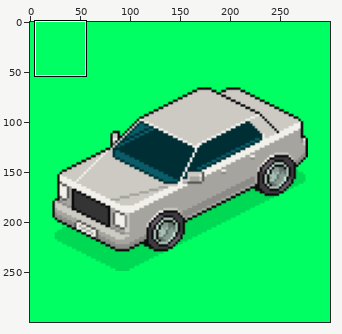
Two states of a sprite sheet, images/car-pic.png. The picture above shows the old version from afar; the outline marks the close-up.
Close-up. The starting point:
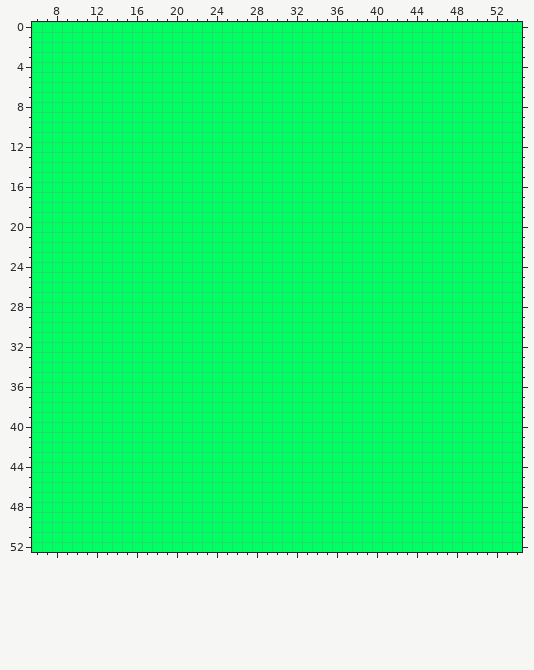
The file is 300x300 pixels. Colours within 5 levels of each other are drawn and written as one. Shown: x 6..54, y 0..52. The commit also changed other parts of the picture, which this record leaves out.
Once edited:
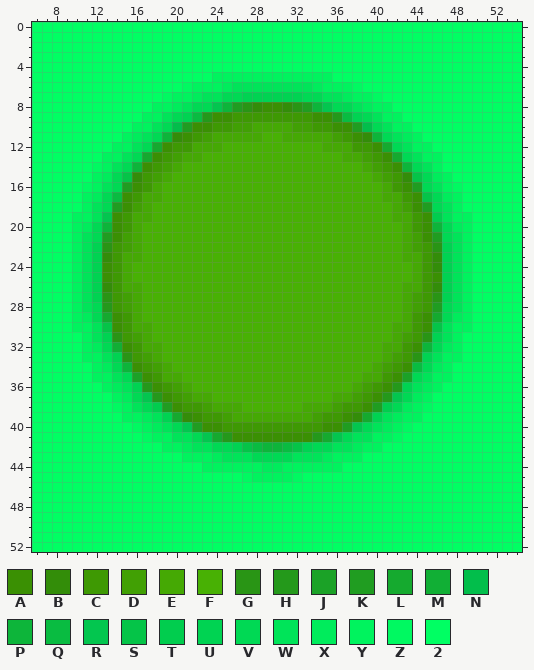
Palette (. is transparent): A #3a9003  B #338d09  C #3e9903  D #41a004  E #45a904  F #48b104  G #299515  H #24991b  J #1ba227  K #209d21  L #15aa2f  M #11af35  N #02be4b  P #0db53a  Q #09bc41  R #03c64f  S #05c448  T #01cd4e  U #00d352  V #00d954  W #00e459  X #00ec5c  Y #00f35e  Z #00f961  2 #00ff63
Difference:
Changed rows in their new state; - is an unchanged pixel.
first column x 10:
 5 --------------YYYYYYYYYYYY--------------
 6 -----------ZYYYXWWWWWWWWXYYYZ-----------
 7 ---------ZYYXWWVVUUUUUUVVWWXYYZ---------
 8 --------YYXWVVRPKGBAABGKPRVVWXYY--------
 9 -------YYWVUQHAACCCCCCCCAAHQUVWYY-------
10 ------YYWVNKAACCDDEEEEDDCCAAKNVWYY------
11 -----YXWVPBACDEEEEEFFEEEEEDCABPVWXY-----
12 ----YYWVLACCEEEFFFFFFFFFFEEECCALVWYY----
13 ---YYWVLACDEEFFFFFFFFFFFFFFEEDCALVWYY---
14 --ZYWVPACDEFFFFFFFFFFFFFFFFFFEDCAPVWY---
15 --YXVSBCDEFFFFFFFFFFFFFFFFFFFFEDCBSVXY--
16 -ZYWVKACEFFFFFFFFFFFFFFFFFFFFFFECAKVWYZ-
17 -YXVQACEEFFFFFFFFFFFFFFFFFFFFFFEECASVXY-
18 -YWVKADEFFFFFFFFFFFFFFFFFFFFFFFFEDAKVWY-
19 YYWRACEEFFFFFFFFFFFFFFFFFFFFFFFFEECATWYY
20 YXVPACEFFFFFFFFFFFFFFFFFFFFFFFFFFECAPVXY
21 YWVKADEFFFFFFFFFFFFFFFFFFFFFFFFFFEDAKVWY
22 YWUGCDEFFFFFFFFFFFFFFFFFFFFFFFFFFEDCGUWY
23 YWUBCEEFFFFFFFFFFFFFFFFFFFFFFFFFFEECBUWY
24 YWUACEFFFFFFFFFFFFFFFFFFFFFFFFFFFFECBUWY
25 YWUACEFFFFFFFFFFFFFFFFFFFFFFFFFFFFECAUWY
26 YWUBCEEFFFFFFFFFFFFFFFFFFFFFFFFFFEECBUWY
27 YWUGCDEFFFFFFFFFFFFFFFFFFFFFFFFFFEDCGUWY
28 YWVHCDEFFFFFFFFFFFFFFFFFFFFFFFFFFEDCKVWY
29 YXVLACEFFFFFFFFFFFFFFFFFFFFFFFFFFECALVXY
30 YYWSACEEFFFFFFFFFFFFFFFFFFFFFFFFEECASWYY
31 -YWUGCDEFFFFFFFFFFFFFFFFFFFFFFFFEDCGUWY-
32 -YXVMACEEFFFFFFFFFFFFFFFFFFFFFFEECAPVXY-
33 -YYWUGCDEFFFFFFFFFFFFFFFFFFFFFFEDCGUWYY-
34 --YXVPACDEFFFFFFFFFFFFFFFFFFFFEDCAQVXY--
35 --YYWVJACEEFFFFFFFFFFFFFFFFFFEECAJVWYY--
36 ---YXWUHACDEFFFFFFFFFFFFFFFFEDCAHUWXY---
37 ----YXVRHACDEEFFFFFFFFFFFFEEDCAHRVXY----
38 ----ZYWVTKACCDEEEFFFFFFEEEDCCAKTVXYZ----
39 -----YYXWULBACCDEEEEEEEEDCCABLUWXYY-----
40 ------ZYXWVRKAACCCCCCCCCCAAKRVWXYZ------
41 -------ZYYWWVRLHAAAAAAAAHLRVWWYYZ-------
42 ---------YYXWWVVUSQPPQSUVVWWXYY---------
43 -----------YYYXWWWVVVVWWWXYYY-----------
44 -------------YYYYYYXXYYYYYY-------------
45 -----------------ZYYYYZ-----------------
Changed places in both close-ups, as pixel boxes (x1, y1, x2, y2):
changed: (72, 72, 472, 482)
